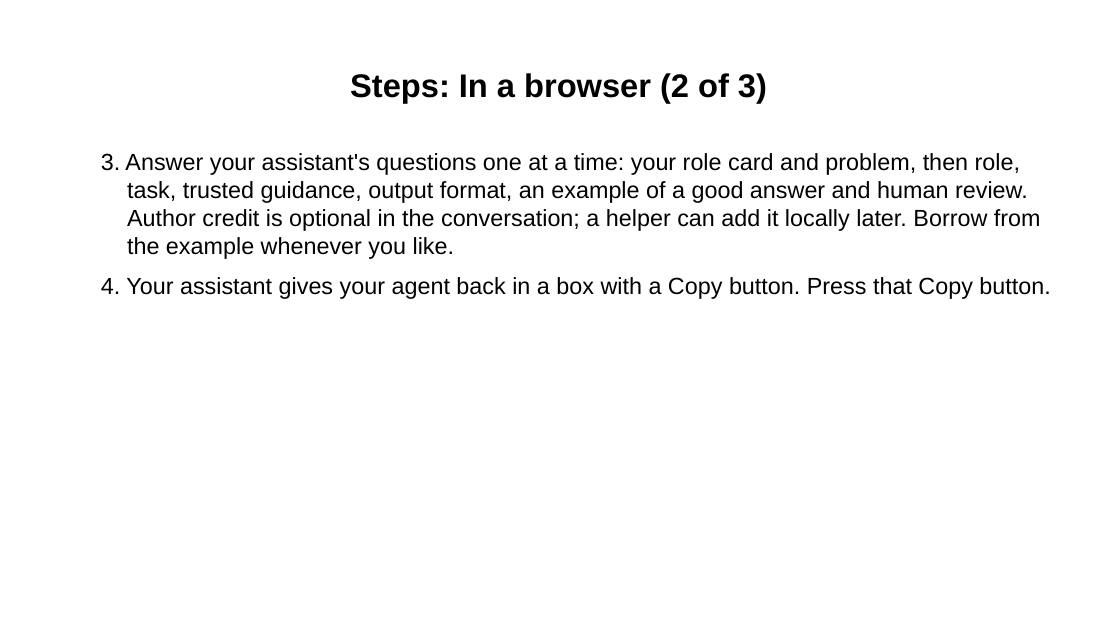
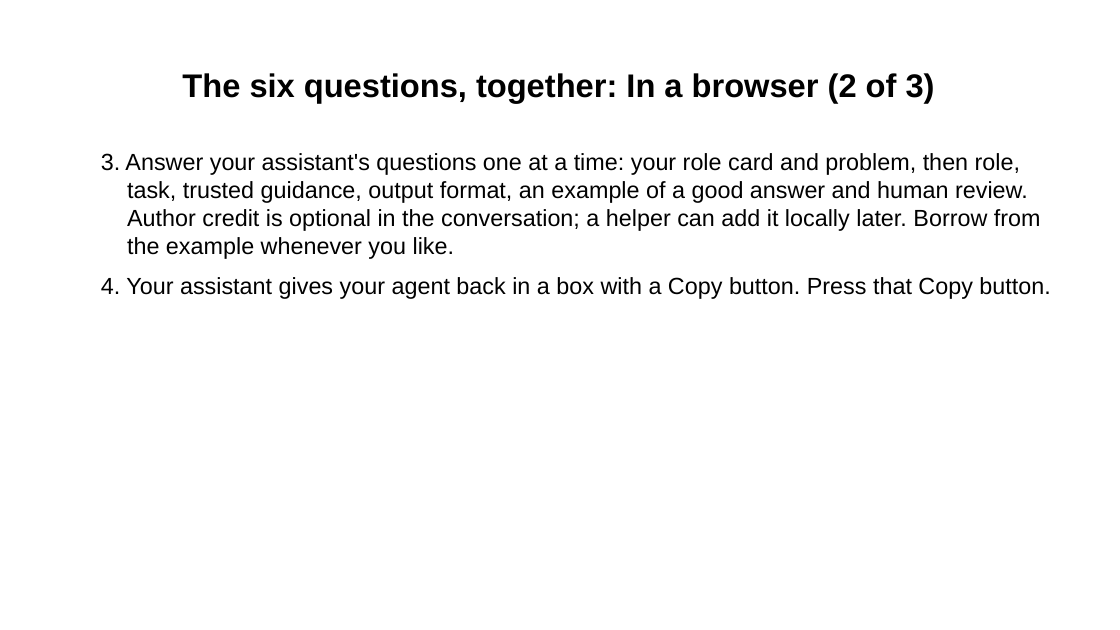
Before and after one commit to Community-Access/glow, a slide deck: slide 10 of docs/ahg-2026/kit/step-cards/2-design-your-agent.pptx (slide 8 before the commit). Drawn at 1120x630 pixels with LibreOffice and Linux fonts; fonts in the diff are those of the drawing. Boxes give left, top, right and bottom in pixels: in the first picture for what was removed or moved away, otherwise in the second. Text is boxed around its words. In the diff, an @@ line names an element or a change of style, - is before the commit and + after.

```diff
--- a/docs/ahg-2026/kit/step-cards/2-design-your-agent.pptx
+++ b/docs/ahg-2026/kit/step-cards/2-design-your-agent.pptx
@@ title at <box>182,73,935,102</box>: text changed @@
-Steps: In a browser (2 of 3)
+The six questions, together: In a browser (2 of 3)
```
Also in this commit, not shown: 4 other slides changed, 2 slides added, 21 other files.
